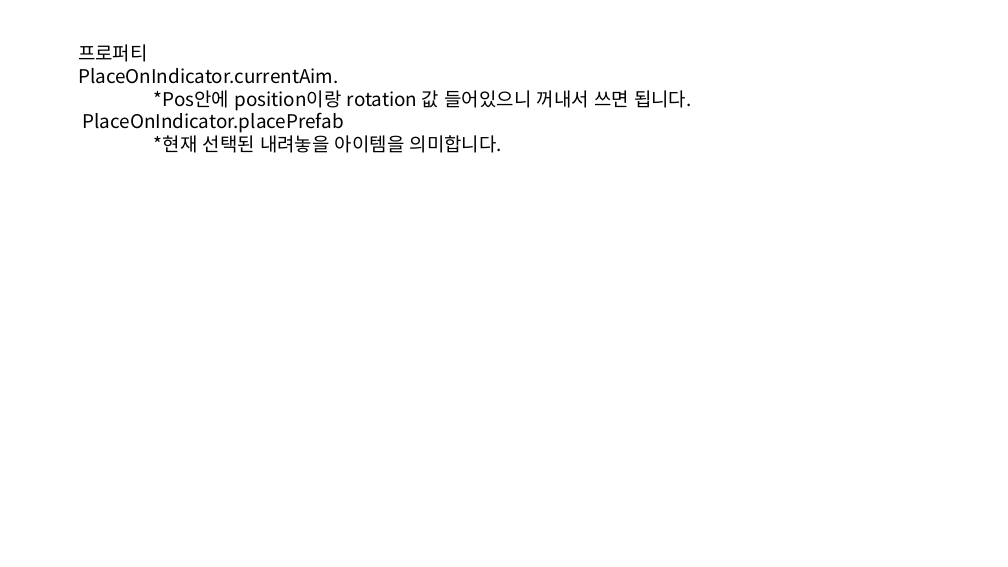
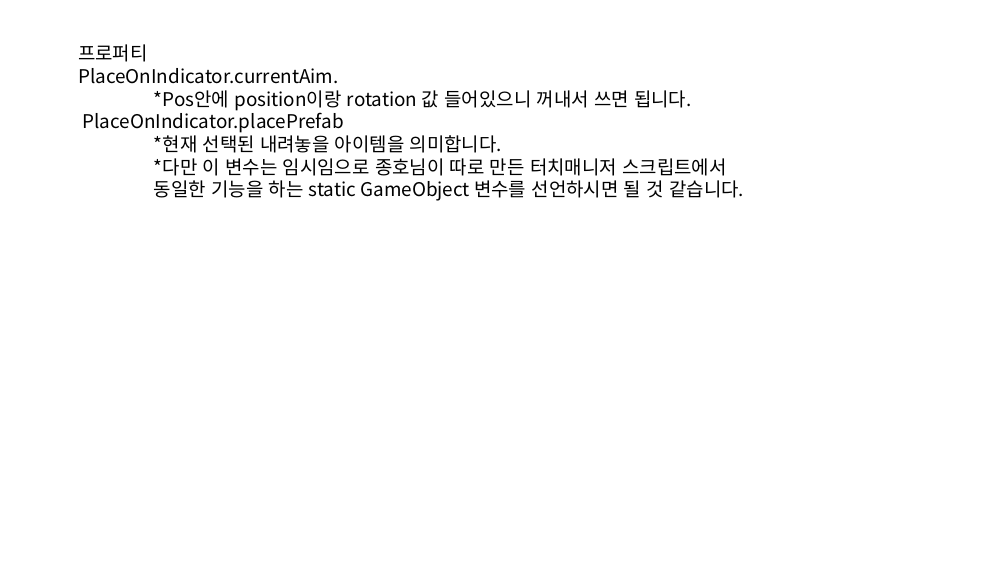
Before and after one commit to minwoo00044/APet, a slide deck: slide 2 of Docs/touchManager.pptx. Drawn at 1008x567 pixels with LibreOffice and Linux fonts; fonts in the diff are those of the drawing. Boxes give left, top, right and bottom in pixels: in the first picture for what was removed or moved away, otherwise in the second. Text is boxed around its words. In the diff, an @@ line names an element or a change of style, - is before the commit and + after.

Commit message:
ui 로직 베이스, 독스 변경
ui 로직 임시로 디버그 찍어놨음
독스 살짝 변경

```diff
--- a/Docs/touchManager.pptx
+++ b/Docs/touchManager.pptx
@@ text at [154,158,744,201]: paragraph added @@
+*다만 이 변수는 임시임으로 종호님이 따로 만든 터치매니저 스크립트에서
+동일한 기능을 하는 static GameObject 변수를 선언하시면 될 것 같습니다.
```
Also in this commit, not shown: 2 other files.
